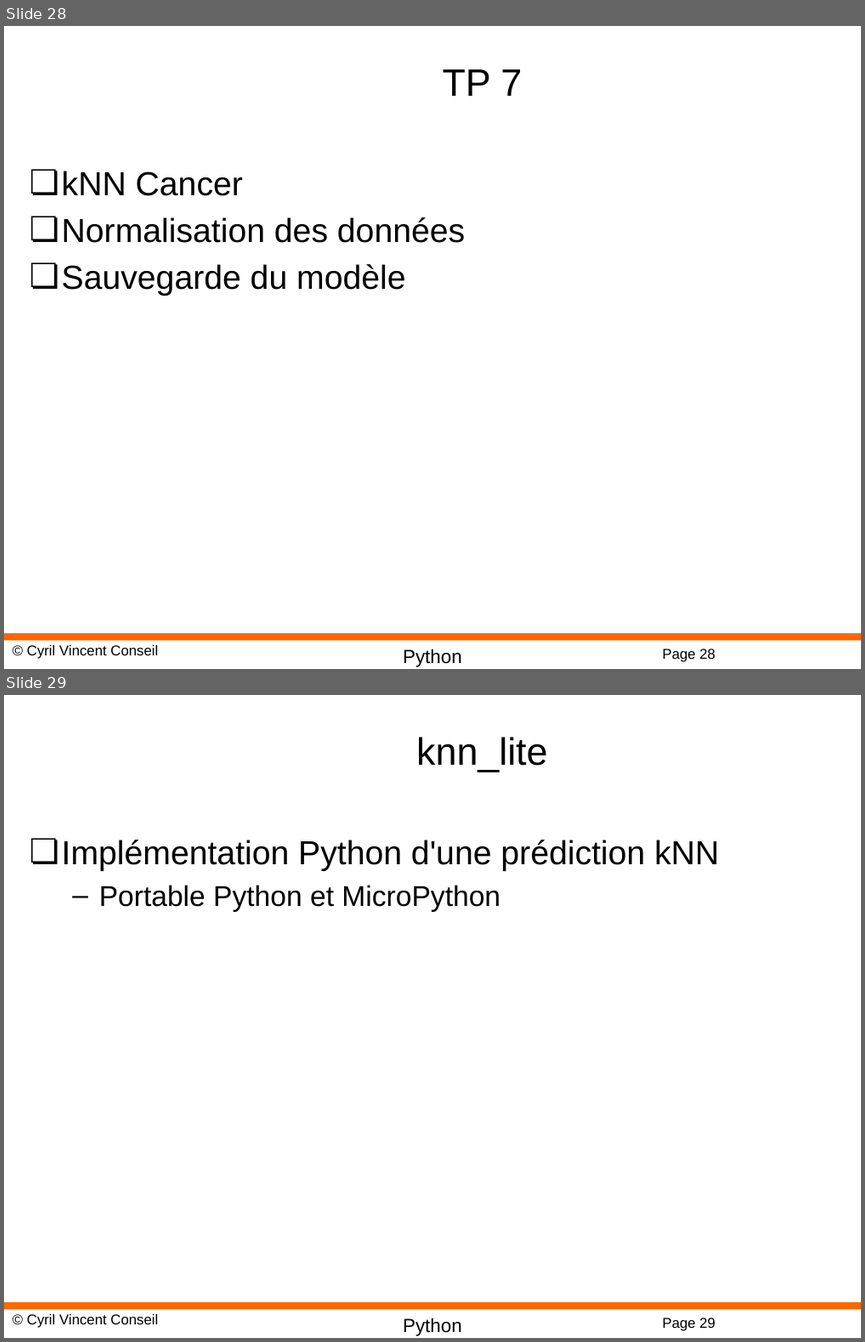
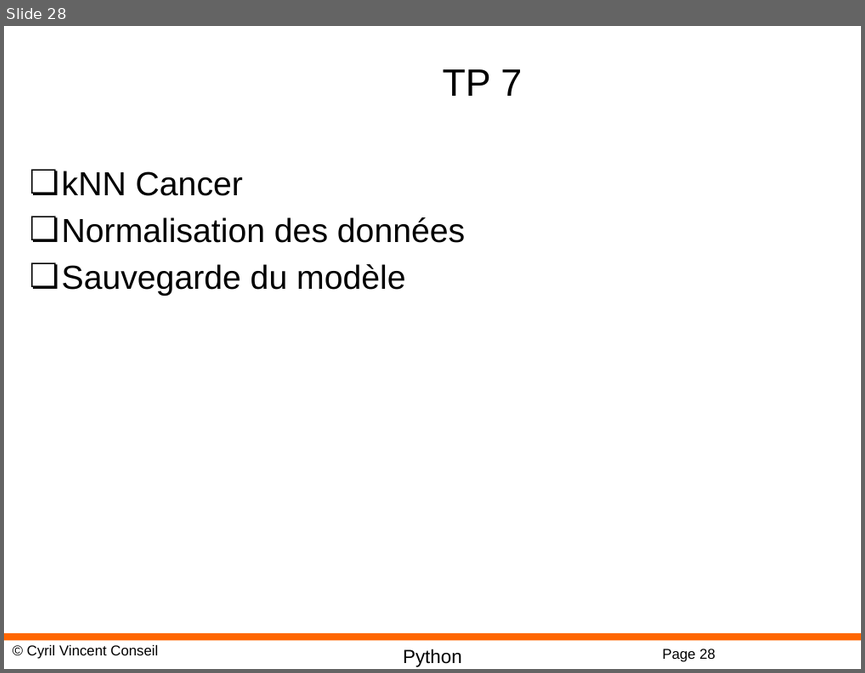
Before and after one commit to cyrilvincent/iot-ai, a slide deck: ppt/IoTAI10-KNN.pptx. Shown one above the other, each under a label of ours: slides 28 and 29 before the commit, slide 28 after it. The pictures are 865x1342 and 865x673 pixels, drawn with LibreOffice and Linux fonts; fonts in the diff are those of the drawing; background and template pictures are left out. Boxes give left, top, right and bottom in pixels: in the first picture for what was removed or moved away, otherwise in the second. Text is boxed around its words. In the diff, an @@ line names an element or a change of style, - is before the commit and + after.

```diff
--- a/ppt/IoTAI10-KNN.pptx
+++ b/ppt/IoTAI10-KNN.pptx
@@ slide 29 removed at bbox=[4, 695, 861, 1338], background #FFFFFF; not listed: 4 template elements that a slide beside it also shows @@
@@ title removed at bbox=[416, 737, 547, 772] @@
-knn_lite
@@ text removed at bbox=[62, 839, 719, 912] @@
-❏ Implémentation Python d'une prédiction kNN
-  – Portable Python et MicroPython
```
Also in this commit, not shown: 3 other slides removed, 5 other files.
